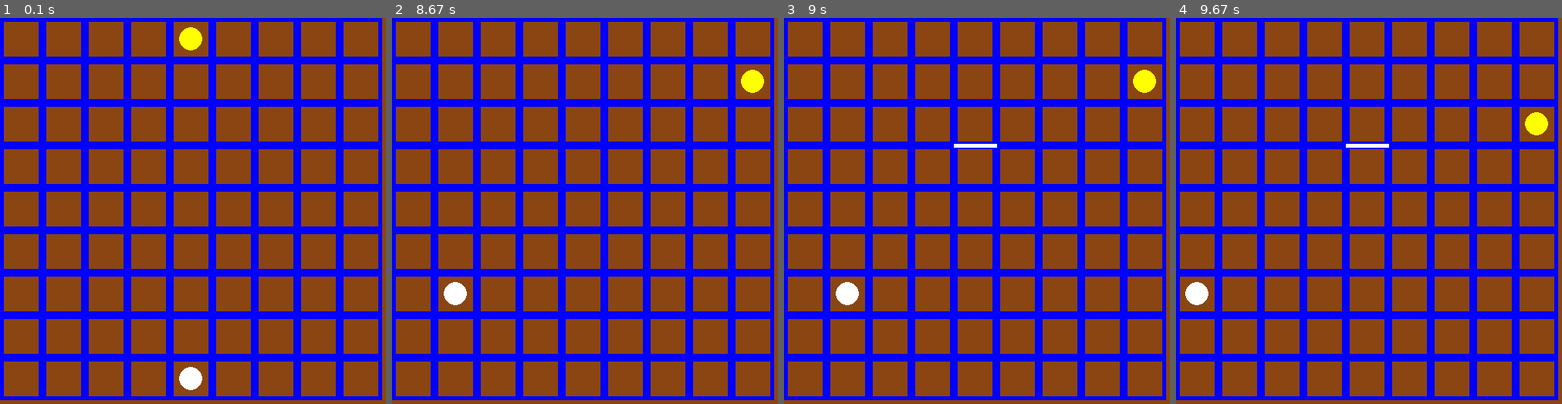
Above: before the commit, frames 1-4 (left to right).
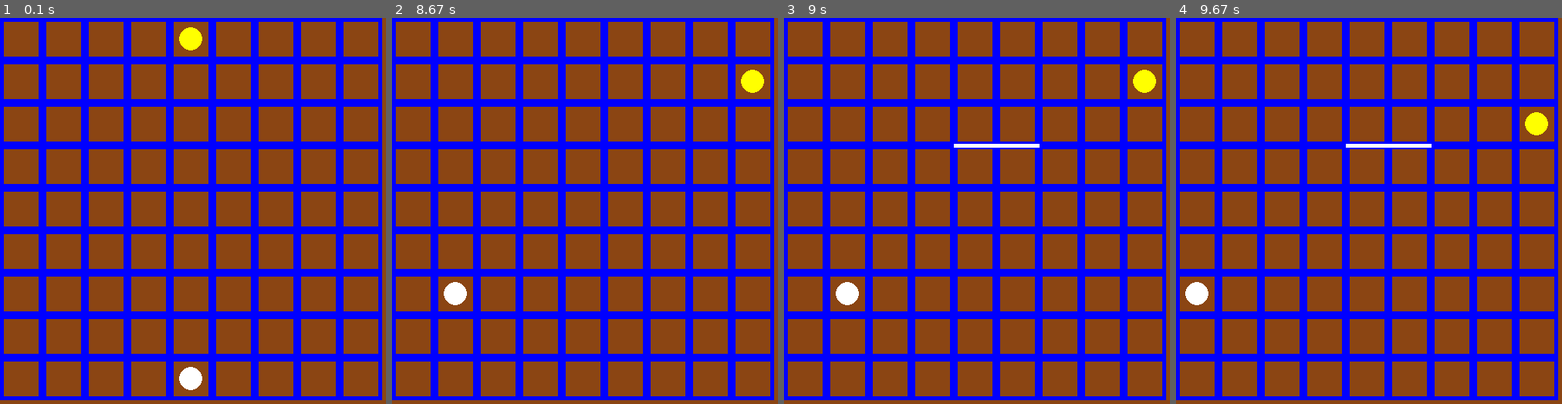
Above: after the commit, the same moments.

Repository: BP-project-team/WallWizard
Game: pygame game, started from WallWizard.py
Two runs of this game, one before a commit and one after it. Both use one fixed random seed, a clock stepped at 60 frames per second and the inputs below.
Inputs (mouse positions are in pixels of both pictures, inside the frame that each line leads up to):
- Up to frame 1 (0.1 s): no input
- Up to frame 2 (8.67 s): hold D 0.33-0.8 s; hold W 0.83-1.13 s; hold D 1.17-1.63 s; hold A 1.67-2.2 s; hold S 2.23-2.53 s; hold A 2.57-2.97 s; hold W 3-3.37 s; hold D 3.4-4.03 s; hold S 4.07-4.43 s; hold A 4.47-4.93 s; hold D 4.97-5.43 s; hold W 5.47-5.77 s; hold D 5.8-6.27 s; hold A 6.3-6.83 s; hold S 6.87-7.17 s; hold A 7.2-7.6 s; hold W 7.63-8 s; hold D from 8.03 s (still down)
- Up to frame 3 (9 s): release D at 8.67 s; click (965, 145) at 8.75 s
- Up to frame 4 (9.67 s): hold S 9.03-9.4 s; move the mouse to (1515, 357) at 9.07 s; hold A from 9.43 s (still down)

Frames 1-2 are identical in both runs. In frame 3, 0.1% of the frame differs, in the area x 55-67%, y 32-34%; in frame 4, 0.1%.

Commit message:
fix length of walls

Diff:
--- a/WallWizard.py
+++ b/WallWizard.py
@@ -3,14 +3,12 @@
 from pygame.locals import (
     K_w, K_d, K_a, K_s, K_ESCAPE, KEYDOWN, QUIT, MOUSEBUTTONDOWN
 )
-
 class Player(pygame.sprite.Sprite):
     def __init__(self, color, position):
         super(Player, self).__init__()
         self.color = color
         self.radius = 15
         self.position = position
-
     def move(self, new_x, new_y):
         if (0 <= new_x < columns and 0 <= new_y < rows) and (
             (abs(new_x-self.position[0]) == 1 and abs(new_y-self.position[1]) == 0) or
@@ -24,12 +22,10 @@
             self.position = (new_x, new_y)
             return True
         return False
-
     def draw(self, surface):
         x = self.position[0] * cell_size + cell_size // 2
         y = self.position[1] * cell_size + cell_size // 2
         pygame.draw.circle(surface, self.color, (x, y), self.radius)
-
 pygame.init()
 screen_width = 500
 screen_height = 500
@@ -37,71 +33,41 @@
 pygame.display.set_caption("WallWizard")
 rows, columns = 9, 9
 cell_size = screen_width // columns
-
 BROWN = (139, 69, 19)
 BLUE = (0, 0, 255)
 WHITE = (255, 255, 255)
 YELLOW = (255, 255, 0)
-
 turn = 0
 players = [
     Player(YELLOW, (4, 0)),
     Player(WHITE, (4, 8))
 ]
-
-# Save data of walls
 walls = []
-
 def wall(orientation, wall_start, wall_end):
-    # Check if the wall already exists
     if (wall_start, wall_end) in walls or (wall_end, wall_start) in walls:
         return False
-
-    # Add the wall
     walls.append((wall_start, wall_end))
-
-    # Draw the wall
-    if orientation == "H":
-        origin_x = wall_start[1] * cell_size
-        origin_y = wall_start[0] * cell_size
-        pygame.draw.line(screen, WHITE, (origin_x, origin_y),
-                         (origin_x, origin_y + 2 * cell_size), 5)
-    elif orientation == "V":
-        origin_x = wall_start[1] * cell_size
-        origin_y = wall_start[0] * cell_size
-        pygame.draw.line(screen, WHITE, (origin_x, origin_y),
-                         (origin_x + 2 * cell_size, origin_y), 5)
-    return True
-
 running = True
 while running:
     screen.fill(BROWN)
-
-    # Draw the grid
     for row in range(rows):
         for column in range(columns):
             pygame.draw.rect(
                 screen, BLUE, [column * cell_size, row * cell_size, cell_size, cell_size], 5)
-
-    # Draw the walls
     for wall_start, wall_end in walls:
-        if wall_start[0] == wall_end[0]:  # Horizontal wall
+        if wall_start[0] == wall_end[0]:
             origin_x = wall_start[1] * cell_size
             origin_y = wall_start[0] * cell_size
             pygame.draw.line(screen, WHITE, (origin_x, origin_y),
-                             (origin_x + cell_size, origin_y), 5)
-        elif wall_start[1] == wall_end[1]:  # Vertical wall
+                             (origin_x + cell_size*2, origin_y), 5)
+        elif wall_start[1] == wall_end[1]:
             origin_x = wall_start[1] * cell_size
             origin_y = wall_start[0] * cell_size
             pygame.draw.line(screen, WHITE, (origin_x, origin_y),
-                             (origin_x, origin_y + cell_size), 5)
-
-    # Draw the players
+                             (origin_x, origin_y + 2*cell_size), 5)
     for player in players:
         player.draw(screen)
-
     pygame.display.flip()
-
     for event in pygame.event.get():
         if event.type == pygame.QUIT:
             running = False
@@ -139,6 +105,5 @@
             if event.key == pygame.K_d:
                 if players[turn].move(x + 1, y):
                     turn = 1 - turn
-
 pygame.quit()
 sys.exit()
